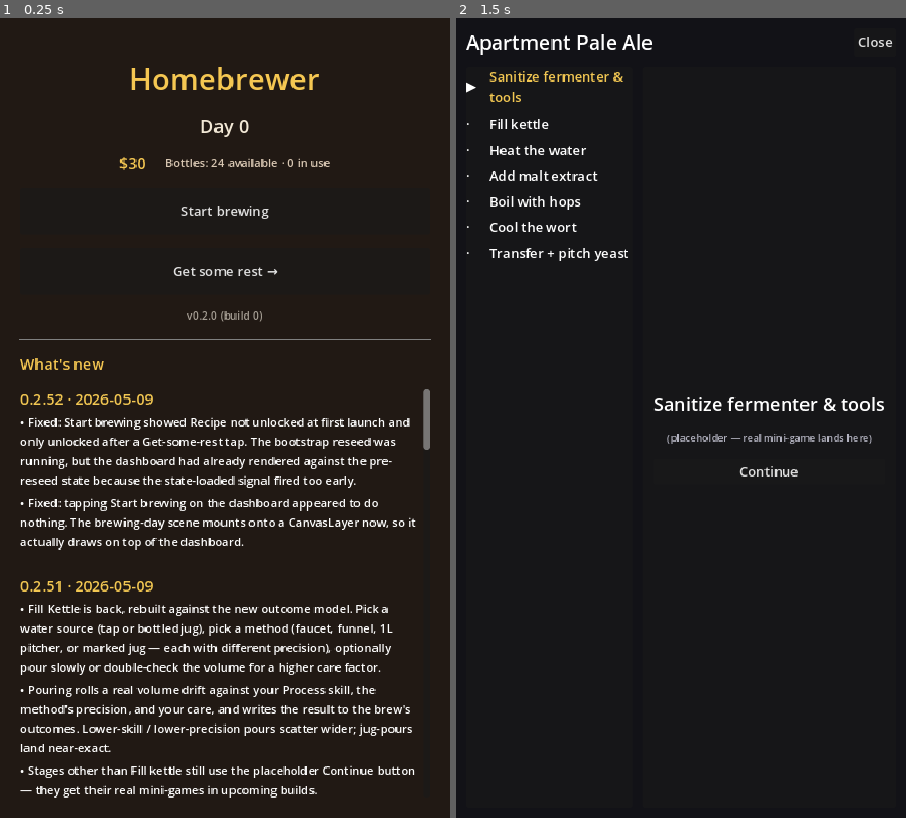
Above: before the commit, frames 1-2 (left to right).
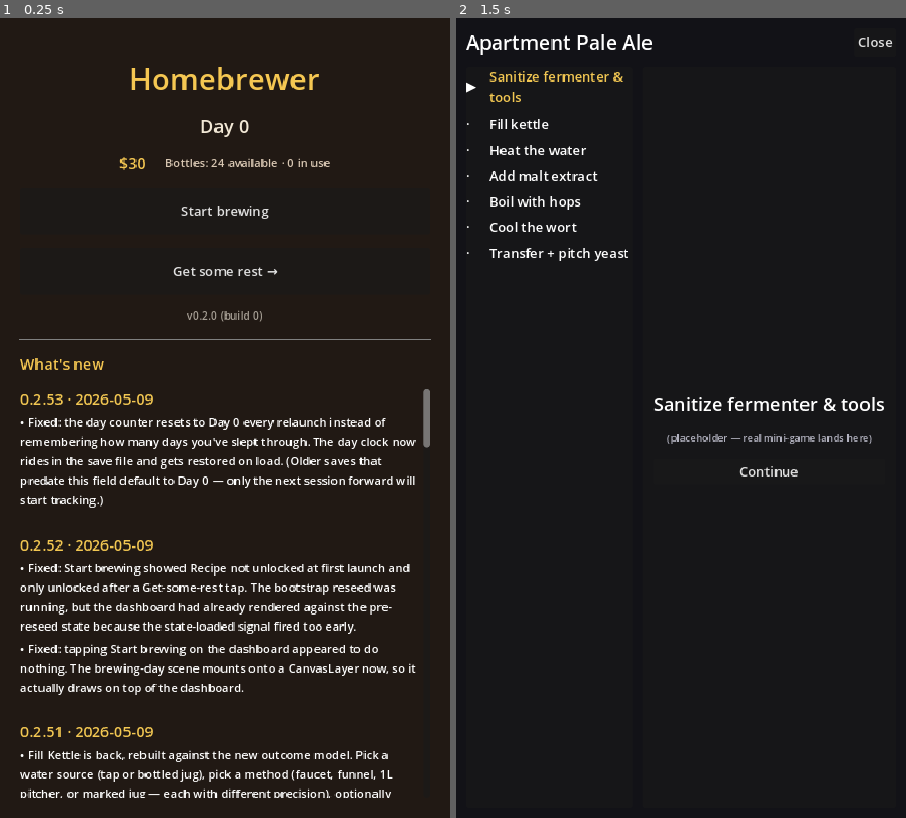
Above: after the commit, the same moments.

Repository: Shadaeiou/homebrewer
Game: Godot game, scene res://scenes/main.tscn
Two runs of this game, one before a commit and one after it. Both use one fixed random seed, a clock stepped at 60 frames per second and the inputs below.
Inputs:
- Up to frame 1 (0.25 s): no input
- Up to frame 2 (1.5 s): click "Start brewing" at 0.5 s; click "Start brewing" at 1.25 s

The runs differ from the first frame. In frame 1, 10% of the frame differs, in the area x 4-96%, y 47-98%; in frame 2, nothing differs.

Commit message:
Persist day_clock across launches
Bug: Get-some-rest 100 times → relaunch → Day 0. The day_clock was
runtime-only; GameState.adopt() hard-reset TimeService.day_clock = 0
with a "TODO when v2 lands" comment. v2 is here.

systems/game_state.gd
  reset_to_new_career: data["player_meta"]["day_clock"] = 0.
  adopt(): TimeService.day_clock = data["player_meta"].get("day_clock", 0).
    Older v2 saves that predate this field default to 0 (graceful
    additive change — no migration bump needed).
  _on_day_advanced: mirrors TimeService.day_clock into player_meta so
    SaveService.save_now() picks it up on the auto-save.

Connection-order check: GameState connects to TimeService.day_advanced
in its _ready, before SaveService.day_advanced.connect runs. So on
each rest tap: GameState updates player_meta → SaveService writes →
the new day is persisted. No race.

tests/scene/test_save_round_trip.gd
  + test_day_clock_persists_through_round_trip: 7× advance_day,
    serialize, parse, assert player_meta.day_clock == 7. Then
    GameState.adopt(loaded) → assert TimeService.day_clock == 7.
  + test_adopt_defaults_missing_day_clock_to_zero: pre-day_clock
    save (no field) doesn't crash; defaults to 0.

76/76 tests, 287 asserts. changelog 0.2.53.

Diff:
--- a/godot/data/changelog.json
+++ b/godot/data/changelog.json
@@ -1,4 +1,11 @@
 [
+  {
+    "version": "0.2.53",
+    "date": "2026-05-09",
+    "bullets": [
+      "Fixed: the day counter resets to Day 0 every relaunch instead of remembering how many days you've slept through. The day clock now rides in the save file and gets restored on load. (Older saves that predate this field default to Day 0 — only the next session forward will start tracking.)"
+    ]
+  },
   {
     "version": "0.2.52",
     "date": "2026-05-09",
--- a/godot/systems/game_state.gd
+++ b/godot/systems/game_state.gd
@@ -49,6 +49,7 @@
 	data = {
 		"player_meta": {
 			"save_format_version": SAVE_FORMAT_VERSION,
+			"day_clock": 0,                    # Persisted day count per 4.1.
 			"prestige_count": 0,
 			"current_destination_id": destination_id,
 			"settings": {
@@ -95,6 +96,7 @@
 	}
 	# Sync the day clock — fresh career starts at day 0.
 	TimeService.day_clock = 0
+	data["player_meta"]["day_clock"] = 0
 	notify_state_loaded()
 
 func adopt(loaded_data: Dictionary) -> void:
@@ -104,10 +106,13 @@
 	## (bootstrap reseed, etc.) is done — UI consumers must render against
 	## fully-migrated state, not the raw load.
 	data = loaded_data
-	# Sync the day clock from the save's record. The save format doesn't store
-	# day_clock directly today — it's implicit in brew/calendar state — so we
-	# default to 0. When a v2 save format adds it, change here.
-	TimeService.day_clock = 0
+	# Pull day_clock back out of the save. Older saves that predate the
+	# day_clock field default to 0 — better than rolling back to Day 0
+	# silently, but a player with a stale save will simply restart at the
+	# day they last saved (which is their last "Get some rest" tap).
+	if not data.has("player_meta"):
+		data["player_meta"] = {}
+	TimeService.day_clock = int(data["player_meta"].get("day_clock", 0))
 
 func notify_state_loaded() -> void:
 	## Emit `state_loaded` so UI re-renders against the current data. Split
@@ -238,4 +243,10 @@
 	return "brew_%d" % Time.get_ticks_msec()
 
 func _on_day_advanced(new_day: int) -> void:
+	# Mirror the runtime clock into persisted state so the next save captures
+	# the new day. SaveService also auto-saves on day_advanced; the order is:
+	# TimeService increments → fires day_advanced → we update player_meta →
+	# SaveService.save_now writes with the new day_clock baked in.
+	if data.has("player_meta"):
+		data["player_meta"]["day_clock"] = new_day
 	day_advanced.emit(new_day)
--- a/godot/tests/scene/test_save_round_trip.gd
+++ b/godot/tests/scene/test_save_round_trip.gd
@@ -73,6 +73,25 @@
 	var second_dict := _parse(_serialize())
 	assert_eq(first_dict, second_dict, "round-trip must be a fixed point")
 
+func test_day_clock_persists_through_round_trip() -> void:
+	# Get-some-rest taps must not vanish on relaunch. The day clock now
+	# rides on data["player_meta"]["day_clock"]; advance_day mirrors the
+	# runtime clock into it so save_now picks it up.
+	for _i in range(7):
+		TimeService.advance_day()
+	var loaded := _parse(_serialize())
+	assert_eq(int(loaded["player_meta"]["day_clock"]), 7)
+	# Round trip into a fresh state — adopt() should restore TimeService.
+	GameState.adopt(loaded)
+	assert_eq(TimeService.day_clock, 7,
+		"adopt() must restore TimeService.day_clock from player_meta")
+
+func test_adopt_defaults_missing_day_clock_to_zero() -> void:
+	# A pre-day_clock save (no field at all) shouldn't crash; default 0.
+	var stale := {"player_meta": {"save_format_version": 2}}
+	GameState.adopt(stale)
+	assert_eq(TimeService.day_clock, 0)
+
 func test_save_round_trip_preserves_six_skill_axes() -> void:
 	var loaded := _parse(_serialize())
 	for axis in ["sanitation", "temp_control", "timing", "process", "palate", "water_chem"]:
